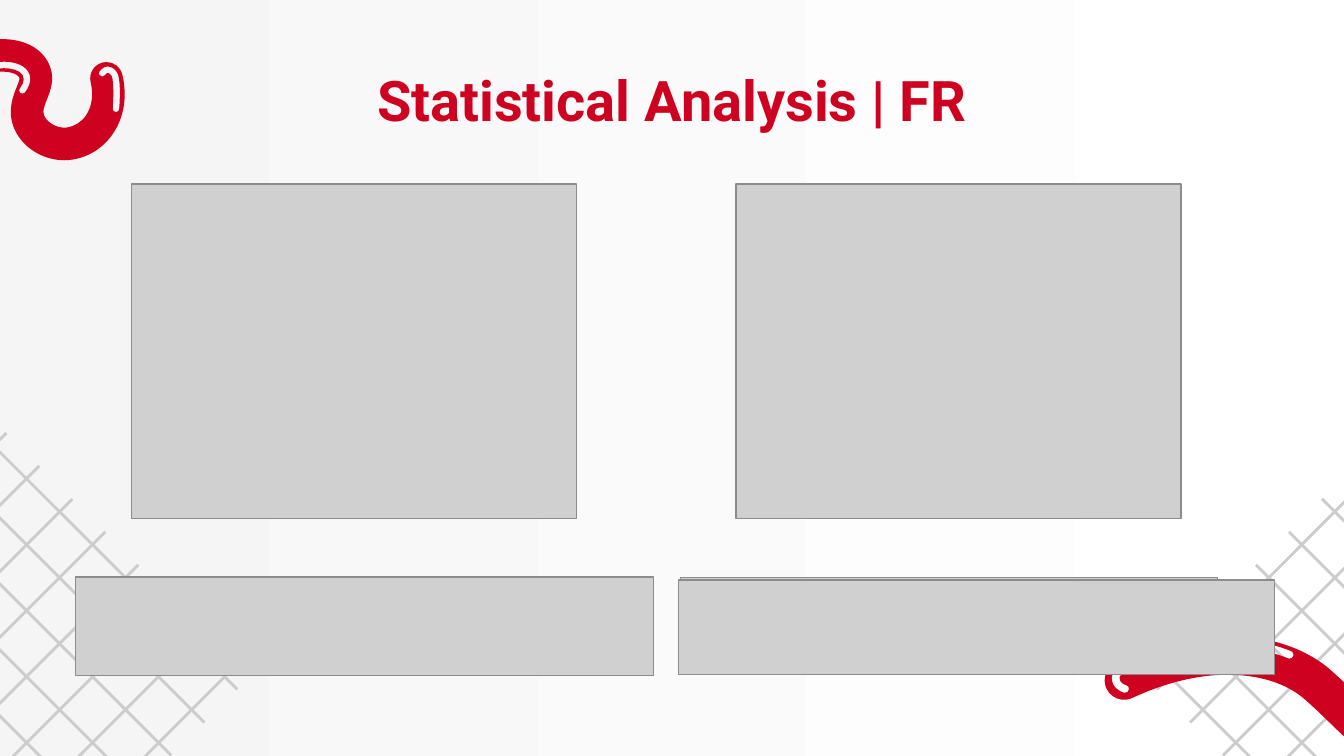
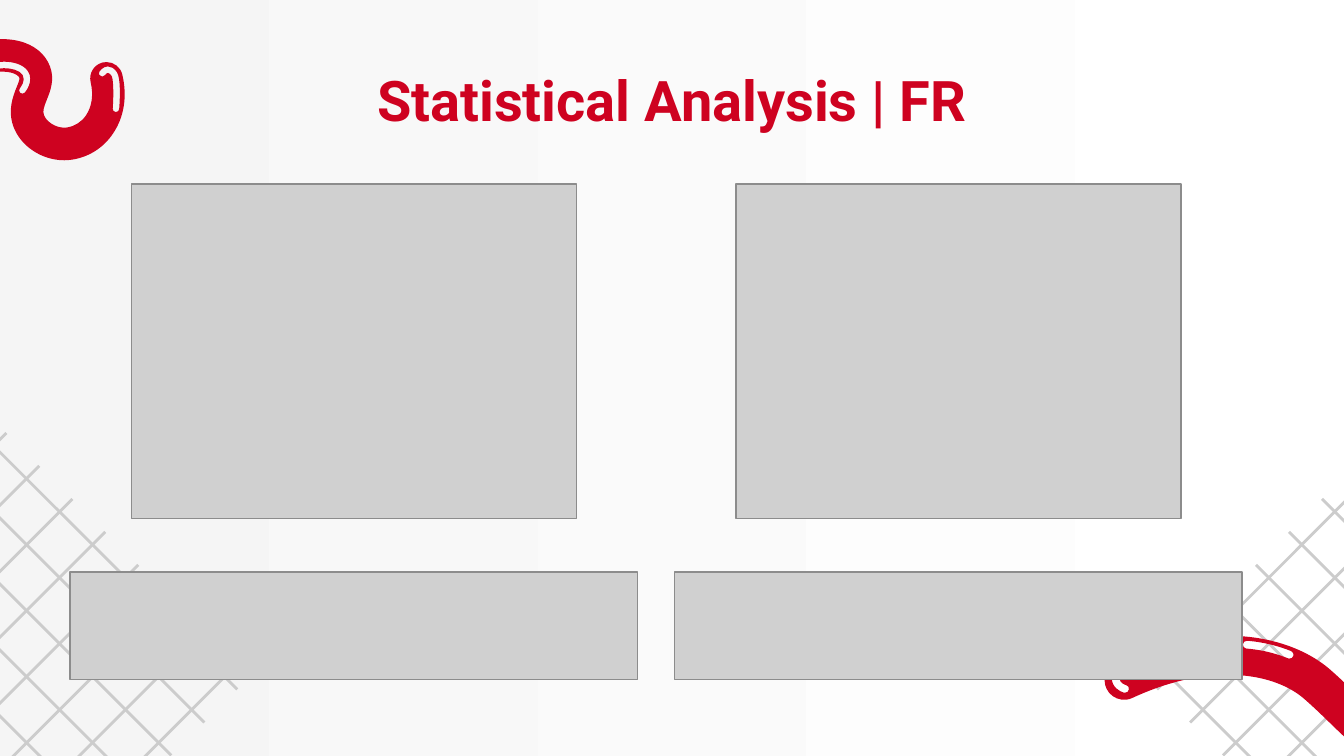
Before and after one commit to mircocazzaro/seupd2223-close, a slide deck: slide 23 of slides/presentation.pptx. Drawn at 1344x756 pixels with LibreOffice and Linux fonts; fonts in the diff are those of the drawing; grey boxes stand for pictures. Boxes give left, top, right and bottom in pixels: in the first picture for what was removed or moved away, otherwise in the second. Text is boxed around its words. In the diff, an @@ line names an element or a change of style, - is before the commit and + after.

```diff
--- a/slides/presentation.pptx
+++ b/slides/presentation.pptx
@@ picture: place and size @@
-picture at (75,577,653,676)
+picture at (70,573,637,680)
@@ picture removed at (75,581,621,672) @@
@@ picture: place and size @@
-picture at (679,581,1275,675)
+picture at (675,573,1242,680)
@@ picture removed at (680,578,1218,669) @@
```
Also in this commit, not shown: 4 other slides changed, 10 other files.
